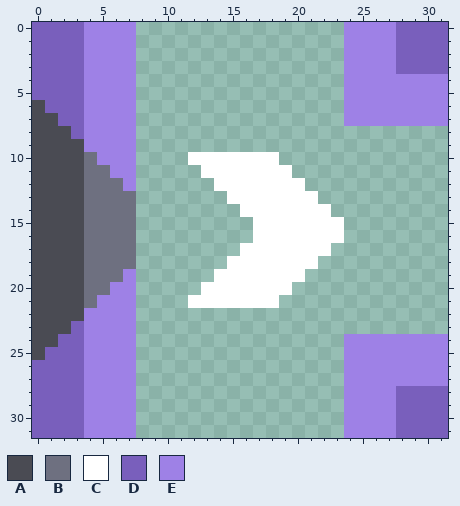
A pixel-art sprite gets an edit: sprites/blocks/distribution/c02-bounded-conveyor-top-4.png. Above: the version before the commit.
The file is 32x32 pixels.
Palette (. is transparent): A #4a4b53  B #6e7080  C #ffffff  D #795fbc  E #9e81e6
Pixels before, first column x 0:
 0 DDDDEEEE................EEEEDDDD
 1 DDDDEEEE................EEEEDDDD
 2 DDDDEEEE................EEEEDDDD
 3 DDDDEEEE................EEEEDDDD
 4 DDDDEEEE................EEEEEEEE
 5 DDDDEEEE................EEEEEEEE
 6 ADDDEEEE................EEEEEEEE
 7 AADDEEEE................EEEEEEEE
 8 AAADEEEE........................
 9 AAAAEEEE........................
10 AAAABEEE....CCCCCCC.............
11 AAAABBEE.....CCCCCCC............
12 AAAABBBE......CCCCCCC...........
13 AAAABBBB.......CCCCCCC..........
14 AAAABBBB........CCCCCCC.........
15 AAAABBBB.........CCCCCCC........
16 AAAABBBB.........CCCCCCC........
17 AAAABBBB........CCCCCCC.........
18 AAAABBBB.......CCCCCCC..........
19 AAAABBBE......CCCCCCC...........
20 AAAABBEE.....CCCCCCC............
21 AAAABEEE....CCCCCCC.............
22 AAAAEEEE........................
23 AAADEEEE........................
24 AADDEEEE................EEEEEEEE
25 ADDDEEEE................EEEEEEEE
26 DDDDEEEE................EEEEEEEE
27 DDDDEEEE................EEEEEEEE
28 DDDDEEEE................EEEEDDDD
29 DDDDEEEE................EEEEDDDD
30 DDDDEEEE................EEEEDDDD
31 DDDDEEEE................EEEEDDDD
After the commit:
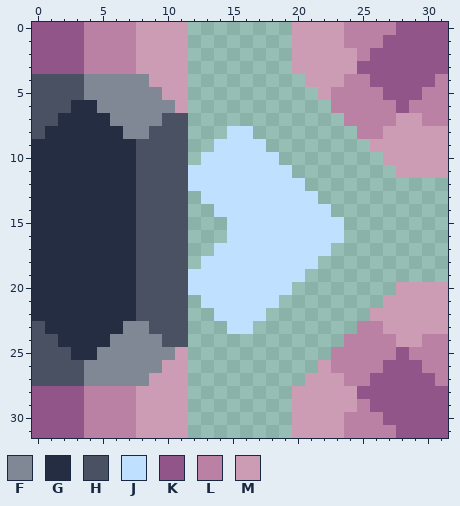
Colours new in this view: F #808795  G #242d42  H #495163  J #c0e0ff  K #925589  L #bb81a5  M #cc9cb5
Diff:
Changed rows in their new state; - is an unchanged pixel.
first column x 0:
 0 KKKKLLLLMMMM--------MMMMLLLLKKKK
 1 KKKKLLLLMMMM--------MMMMLLLKKKKK
 2 KKKKLLLLMMMM--------MMMMMLKKKKKK
 3 KKKKLLLLMMMM--------MMMMMKKKKKKK
 4 HHHHFFFFFMMM---------MMMLLKKKKKL
 5 HHHHFFFFFFMM----------MLLLLKKKLL
 6 HHHGGFFFFFFM-----------LLLLLKLLL
 7 HHGGGGFFFFHH------------LLLLMMLL
 8 HGGGGGGFFHHH---JJ--------LLMMMMM
 9 GGGGGGGGHHHH--JJJJ--------MMMMMM
10 GGGGGGGGHHHH.JJJJJJ--------MMMMM
11 GGGGGGGGHHHHJJJJJJJJ--------MMMM
12 GGGGGGGGHHHHJJJJJJJJJ-----------
13 GGGGGGGGHHHH-JJJJJJJJJ----------
14 GGGGGGGGHHHH--JJJJJJJJJ---------
15 GGGGGGGGHHHH---JJJJJJJJJ--------
16 GGGGGGGGHHHH---JJJJJJJJJ--------
17 GGGGGGGGHHHH--JJJJJJJJJ---------
18 GGGGGGGGHHHH-JJJJJJJJJ----------
19 GGGGGGGGHHHHJJJJJJJJJ-----------
20 GGGGGGGGHHHHJJJJJJJJ--------MMMM
21 GGGGGGGGHHHH.JJJJJJ--------MMMMM
22 GGGGGGGGHHHH--JJJJ--------MMMMMM
23 HGGGGGGFFHHH---JJ--------LLMMMMM
24 HHGGGGFFFFHH------------LLLLMMLL
25 HHHGGFFFFFFM-----------LLLLLKLLL
26 HHHHFFFFFFMM----------MLLLLKKKLL
27 HHHHFFFFFMMM---------MMMLLKKKKKL
28 KKKKLLLLMMMM--------MMMMMKKKKKKK
29 KKKKLLLLMMMM--------MMMMMLKKKKKK
30 KKKKLLLLMMMM--------MMMMLLLKKKKK
31 KKKKLLLLMMMM--------MMMMLLLLKKKK
Pixel boxes of the changes (left, top, right, bottom) in both pictures:
changed: (32, 22, 448, 438)
